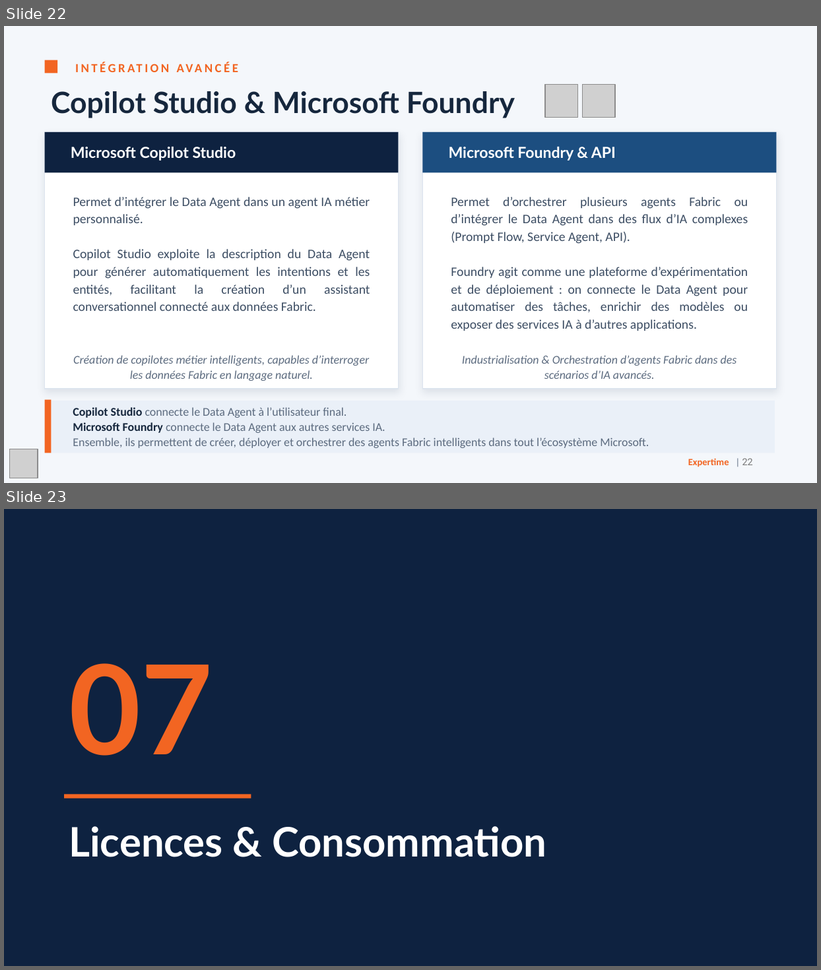
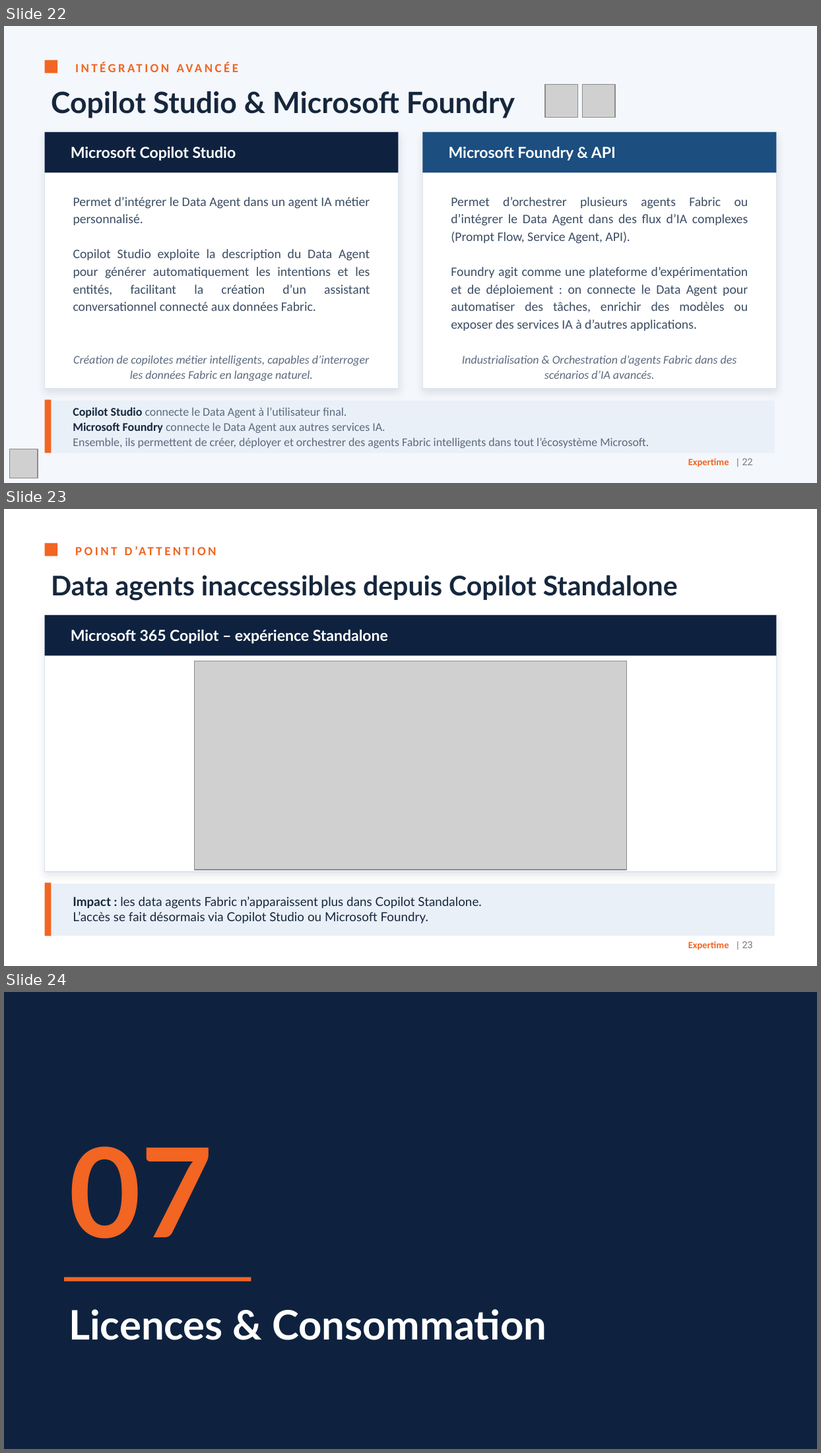
Before and after one commit to ppeton-expertime/Fabric-Workshops, a slide deck: Module Copilot pour Power BI Data Agent/slides/IA dans Fabric - Data Agents.pptx. Shown one above the other, each under a label of ours: slides 22 and 23 before the commit, slides 22, 23 and 24 after it. The pictures are 821x970 and 821x1453 pixels, drawn with LibreOffice and Linux fonts; fonts in the diff are those of the drawing; grey boxes stand for pictures. Boxes give left, top, right and bottom in pixels: in the first picture for what was removed or moved away, otherwise in the second. Text is boxed around its words. In the diff, an @@ line names an element or a change of style, - is before the commit and + after.

```diff
--- a/Module Copilot pour Power BI Data Agent/slides/IA dans Fabric - Data Agents.pptx
+++ b/Module Copilot pour Power BI Data Agent/slides/IA dans Fabric - Data Agents.pptx
@@ slide 23 added at [4,509,817,966], background #FFFFFF @@
@@ rectangle added at [45,543,57,556], fill #F26522 @@
@@ text added at [125,547,133,555], 11 pt, text #F26522, bold @@
+POINT D’ATTENTION
@@ text added at [51,575,678,601], 24 pt, text #16273D, bold @@
+Data agents inaccessibles depuis Copilot Standalone
@@ rectangle added at [45,615,776,873], fill #FFFFFF, outline #DCE4EE 1 pt @@
@@ rectangle added at [45,615,776,656], fill #0E2240 @@
@@ text added at [71,630,388,644], 13.5 pt, text #FFFFFF, bold @@
+Microsoft 365 Copilot – expérience Standalone
@@ picture added at [194,661,627,870] @@
@@ rectangle added at [45,883,51,937], fill #F26522 @@
@@ rectangle added at [51,884,775,937], fill #EAF0F8 @@
@@ text added at [73,896,481,924], 11 pt, text #16273D @@
+Impact : les data agents Fabric n’apparaissent plus dans Copilot Standalone.
+L’accès se fait désormais via Copilot Studio ou Microsoft Foundry.
@@ page number added at [688,941,753,951], 8.5 pt, text #F26522, bold @@
+Expertime | 23
@@ what was slide 23 is now slide 24 @@
```
Also in this commit, not shown: 1 slide changed, 5 other files.
